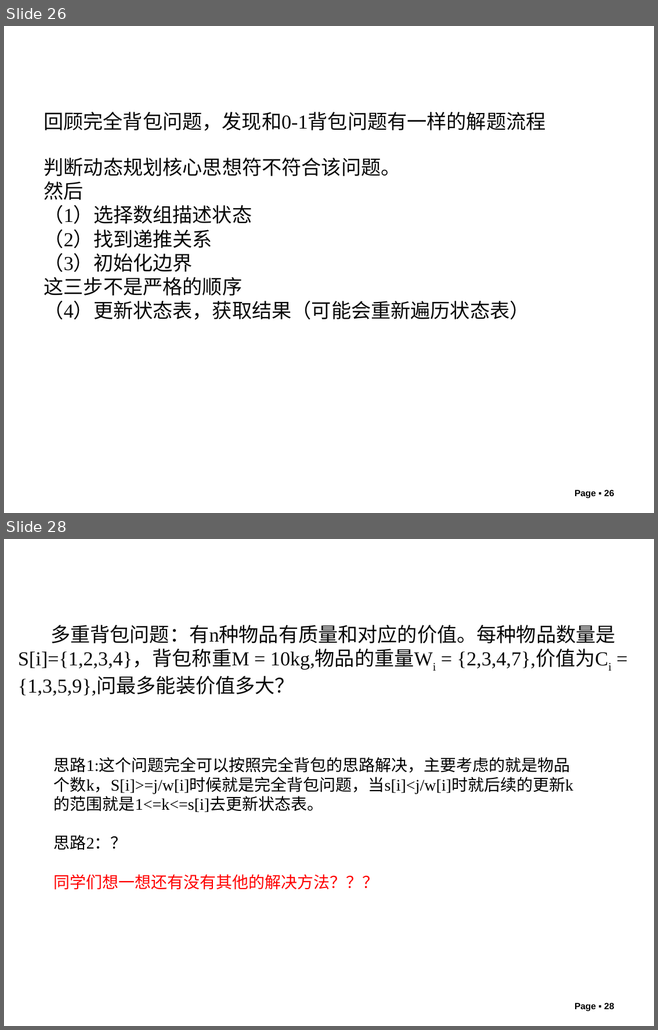
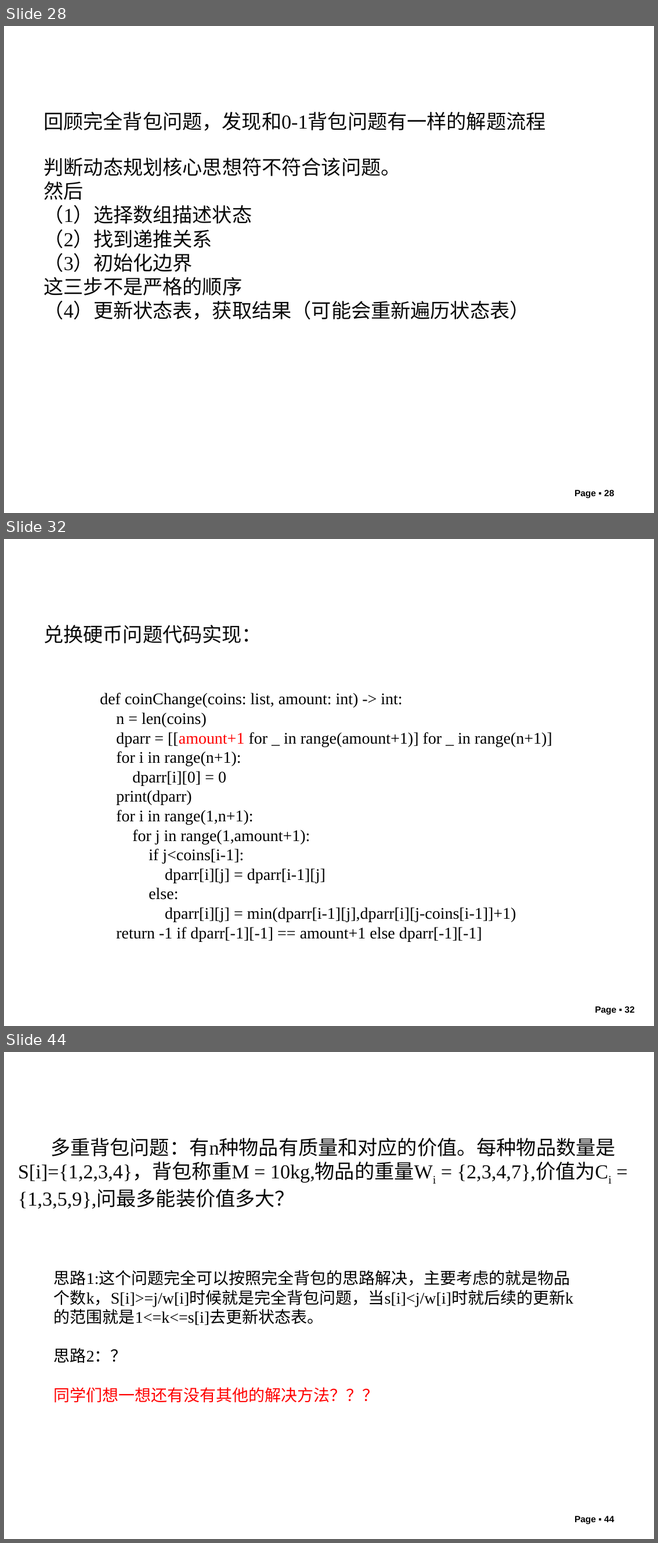
Before and after one commit to liutongling/DP, a slide deck: file/第5章 动态规划法.pptx. Shown one above the other, each under a label of ours: slides 26 and 28 before the commit, slides 28, 32 and 44 after it; the slides between them are not shown. The pictures are 658x1030 and 658x1543 pixels, drawn with LibreOffice and Linux fonts; fonts in the diff are those of the drawing; background and template pictures are left out. Boxes give left, top, right and bottom in pixels: in the first picture for what was removed or moved away, otherwise in the second. Text is boxed around its words. In the diff, an @@ line names an element or a change of style, - is before the commit and + after.

```diff
--- a/file/第5章 动态规划法.pptx
+++ b/file/第5章 动态规划法.pptx
@@ slide 32 added at <box>4,539,654,1026</box>, background #FFFFFF @@
@@ text added at <box>43,625,262,643</box>, 22 pt, text #080808 @@
+兑换硬币问题代码实现：
@@ text added at <box>100,693,552,942</box>, 18 pt, text #000000 @@
+def coinChange(coins: list, amount: int) -> int:
+n = len(coins)
+dparr = [[amount+1 for _ in range(amount+1)] for _ in range(n+1)]
+for i in range(n+1):
+dparr[i][0] = 0
+print(dparr)
+for i in range(1,n+1):
+for j in range(1,amount+1):
+if j<coins[i-1]:
+dparr[i][j] = dparr[i-1][j]
+else:
+dparr[i][j] = min(dparr[i-1][j],dparr[i][j-coins[i-1]]+1)
+return -1 if dparr[-1][-1] == amount+1 else dparr[-1][-1]
@@ page number added at <box>594,1006,634,1015</box>, 10 pt, text #000000, bold @@
+Page ▪ 32
@@ what was slide 26 is now slide 28 @@
@@ what was slide 28 is now slide 44 @@
@@ page number at <box>574,1516,614,1525</box>: text changed @@
-Page ▪ 28
+Page ▪ 44
```
Also in this commit, not shown: 3 slides changed, 15 other slides added, 2 other files.
